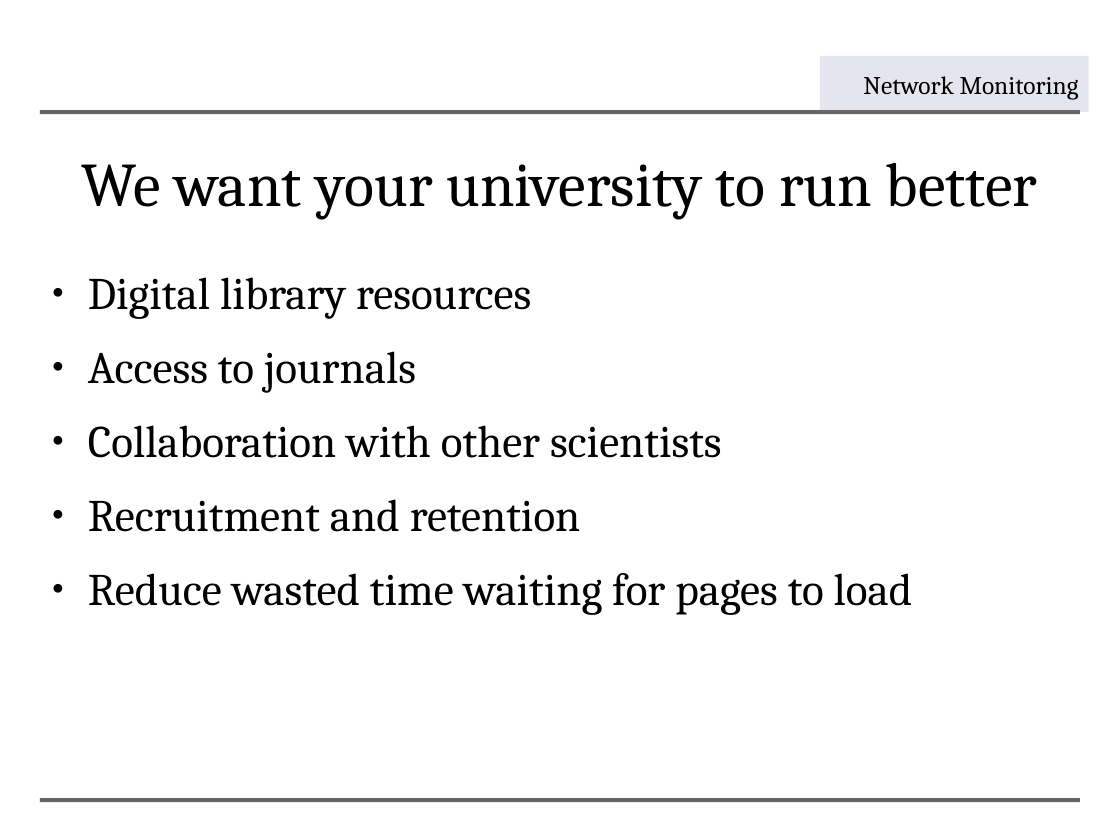
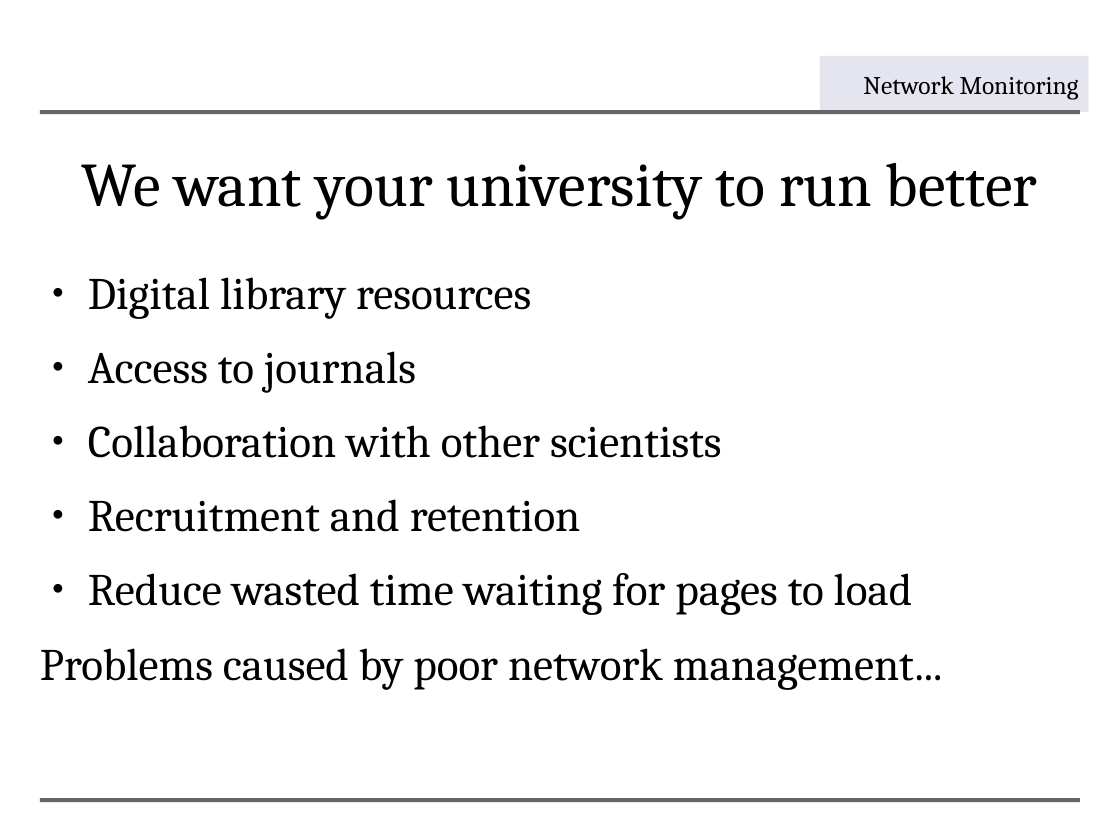
Before and after one commit to aptivate/inaspmaterials, a slide deck: slide 5 of generated/Network_Management/Unit_2_Why_Network_Management/Unit_2_Presentation.rst.odp. Drawn at 1120x840 pixels with LibreOffice and Linux fonts; fonts in the diff are those of the drawing; background and template pictures are left out. Boxes give left, top, right and bottom in pixels: in the first picture for what was removed or moved away, otherwise in the second. Text is boxed around its words. In the diff, an @@ line names an element or a change of style, - is before the commit and + after.

```diff
--- a/generated/Network_Management/Unit_2_Why_Network_Management/Unit_2_Presentation.rst.odp
+++ b/generated/Network_Management/Unit_2_Why_Network_Management/Unit_2_Presentation.rst.odp
@@ text at (40, 648, 943, 690): paragraph added @@
+Problems caused by poor network management...
```
Also in this commit, not shown: 4 slides added, 12 other files.
